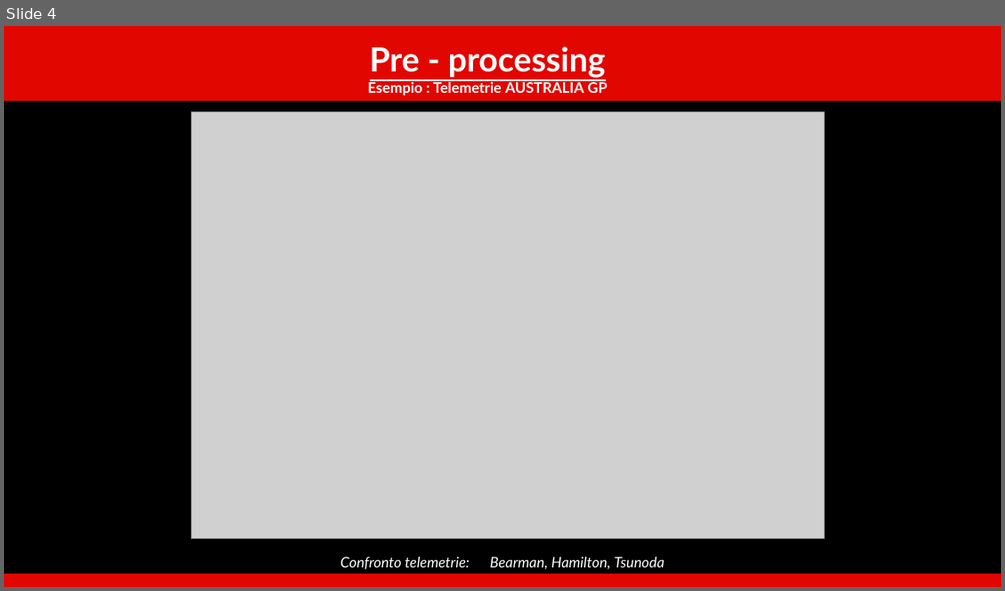
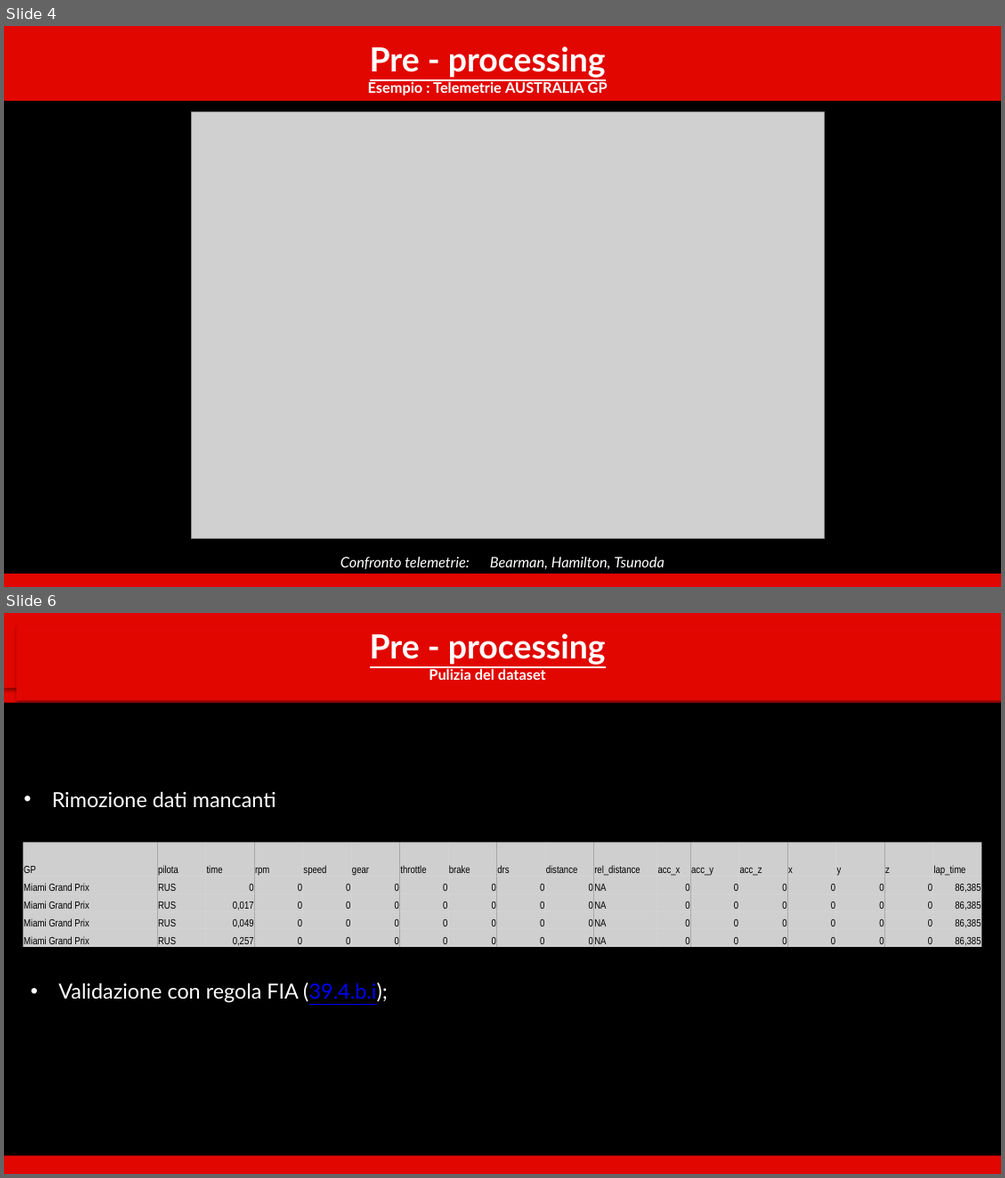
Before and after one commit to WBOnCedR/Stili_di_guida_f1, a slide deck: presentazione_F1_10min.pptx. Shown one above the other, each under a label of ours: slide 4 before the commit, slides 4 and 6 after it; the slides between them are not shown. The pictures are 1005x591 and 1005x1178 pixels, drawn with LibreOffice and Linux fonts; fonts in the diff are those of the drawing; grey boxes stand for pictures. Boxes give left, top, right and bottom in pixels: in the first picture for what was removed or moved away, otherwise in the second. Text is boxed around its words. In the diff, an @@ line names an element or a change of style, - is before the commit and + after.

```diff
--- a/presentazione_F1_10min.pptx
+++ b/presentazione_F1_10min.pptx
@@ slide 6 added at (x1=4, y1=613, x2=1001, y2=1174), background #000000 @@
@@ rectangle added at (x1=4, y1=613, x2=1001, y2=703), fill #E10600 @@
@@ rectangle added at (x1=4, y1=613, x2=1001, y2=688), fill #E10600 @@
@@ rectangle added at (x1=16, y1=625, x2=1001, y2=700), fill #E10600 @@
@@ text added at (x1=370, y1=633, x2=606, y2=680), 14 pt, text #FFFFFF, bold @@
+Pre - processing
+Pulizia del dataset
@@ text added at (x1=52, y1=791, x2=276, y2=807), 20 pt, text #FFFFFF @@
+• Rimozione dati mancanti
@@ table added at (x1=24, y1=842, x2=985, y2=949), 5 rows, 18 columns @@
+GP | pilota | time | rpm | speed | gear | throttle | brake | drs | distance | rel_distance | acc_x | acc_y | acc_z | x | y | z | lap_time
+Miami Grand Prix | RUS | 0 | 0 | 0 | 0 | 0 | 0 | 0 | 0 | NA | 0 | 0 | 0 | 0 | 0 | 0 | 86,385
+Miami Grand Prix | RUS | 0,017 | 0 | 0 | 0 | 0 | 0 | 0 | 0 | NA | 0 | 0 | 0 | 0 | 0 | 0 | 86,385
+Miami Grand Prix | RUS | 0,049 | 0 | 0 | 0 | 0 | 0 | 0 | 0 | NA | 0 | 0 | 0 | 0 | 0 | 0 | 86,385
+Miami Grand Prix | RUS | 0,257 | 0 | 0 | 0 | 0 | 0 | 0 | 0 | NA | 0 | 0 | 0 | 0 | 0 | 0 | 86,385
@@ text added at (x1=58, y1=982, x2=388, y2=1003), 20 pt, text #FFFFFF @@
+• Validazione con regola FIA (39.4.b.i);
@@ rectangle added at (x1=4, y1=1155, x2=1001, y2=1174), fill #E10600 @@
```
Also in this commit, not shown: 5 slides changed.
